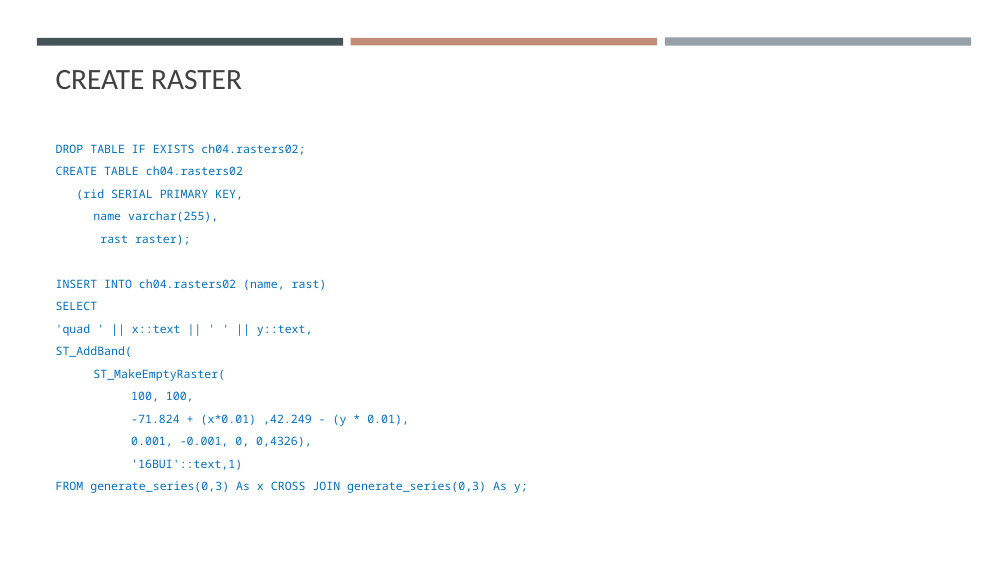
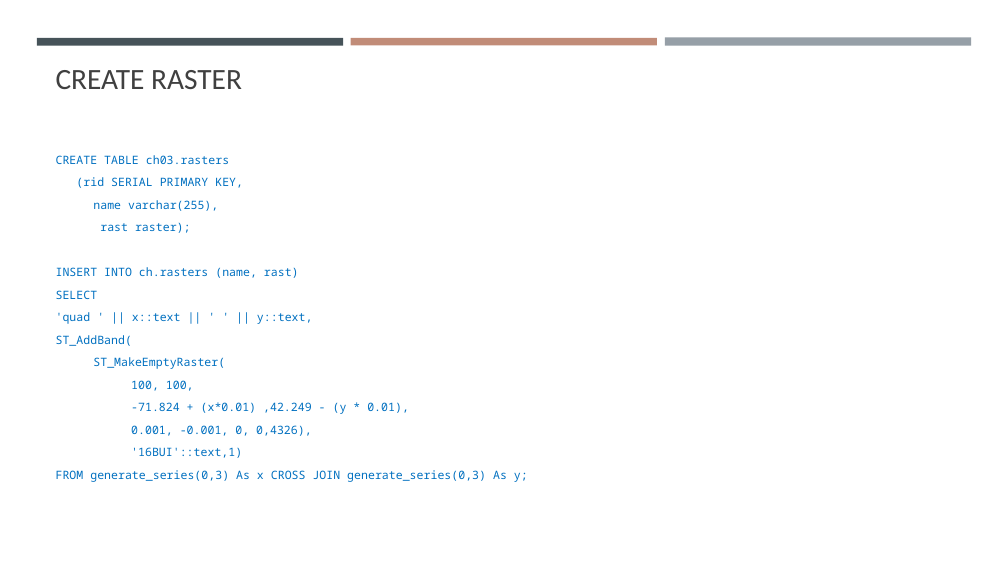
Before and after one commit to gisynw/ssj-376, a slide deck: slide 44 of docs/Lectures/Week03/Week03_SpatialData.pptx. Drawn at 1008x567 pixels with LibreOffice and Linux fonts; fonts in the diff are those of the drawing. Boxes give left, top, right and bottom in pixels: in the first picture for what was removed or moved away, otherwise in the second. Text is boxed around its words. In the diff, an @@ line names an element or a change of style, - is before the commit and + after.

```diff
--- a/docs/Lectures/Week03/Week03_SpatialData.pptx
+++ b/docs/Lectures/Week03/Week03_SpatialData.pptx
@@ text at [56,155,229,164]: text changed @@
-DROP TABLE IF EXISTS ch04.rasters02;
-CREATE TABLE ch04.rasters02
+CREATE TABLE ch03.rasters
@@ text at [56,267,299,278]: text changed @@
-INSERT INTO ch04.rasters02 (name, rast)
+INSERT INTO ch.rasters (name, rast)
```
Also in this commit, not shown: 1 other slide changed, 1 slide added.
